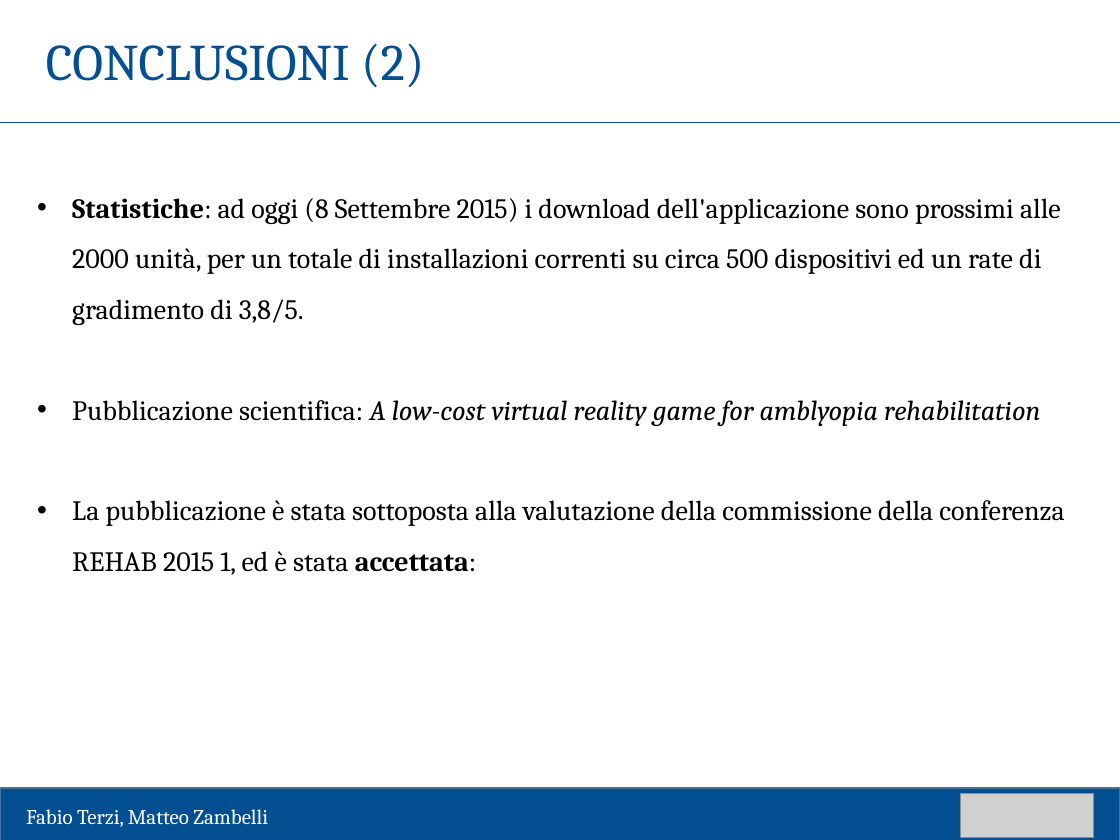
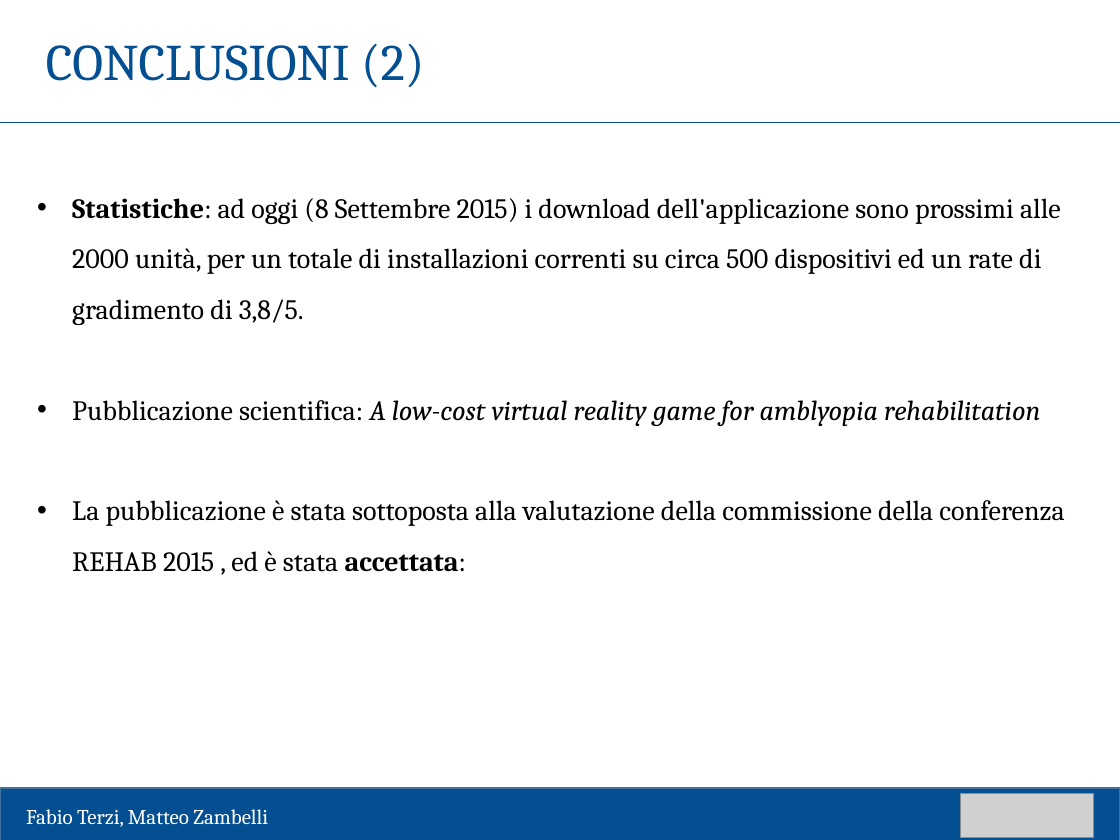
Before and after one commit to matteozambelli/CardboardApp, a slide deck: slide 17 of tesi/presentazione/template laurea-43.pptx. Drawn at 1120x840 pixels with LibreOffice and Linux fonts; fonts in the diff are those of the drawing; grey boxes stand for pictures. Boxes give left, top, right and bottom in pixels: in the first picture for what was removed or moved away, otherwise in the second. Text is boxed around its words. In the diff, an @@ line names an element or a change of style, - is before the commit and + after.

```diff
--- a/tesi/presentazione/template laurea-43.pptx
+++ b/tesi/presentazione/template laurea-43.pptx
@@ text at [72,500,1064,572]: text changed @@
-• La pubblicazione è stata sottoposta alla valutazione della commissione della conferenza REHAB 2015 1, ed è stata accettata:
+• La pubblicazione è stata sottoposta alla valutazione della commissione della conferenza REHAB 2015 , ed è stata accettata:
```
Also in this commit, not shown: 3 other slides changed.
